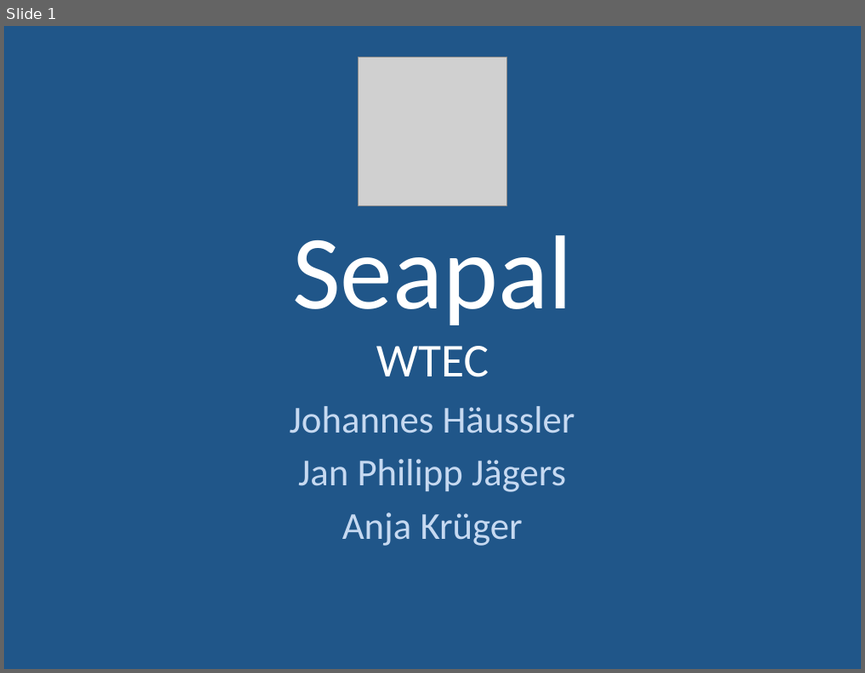
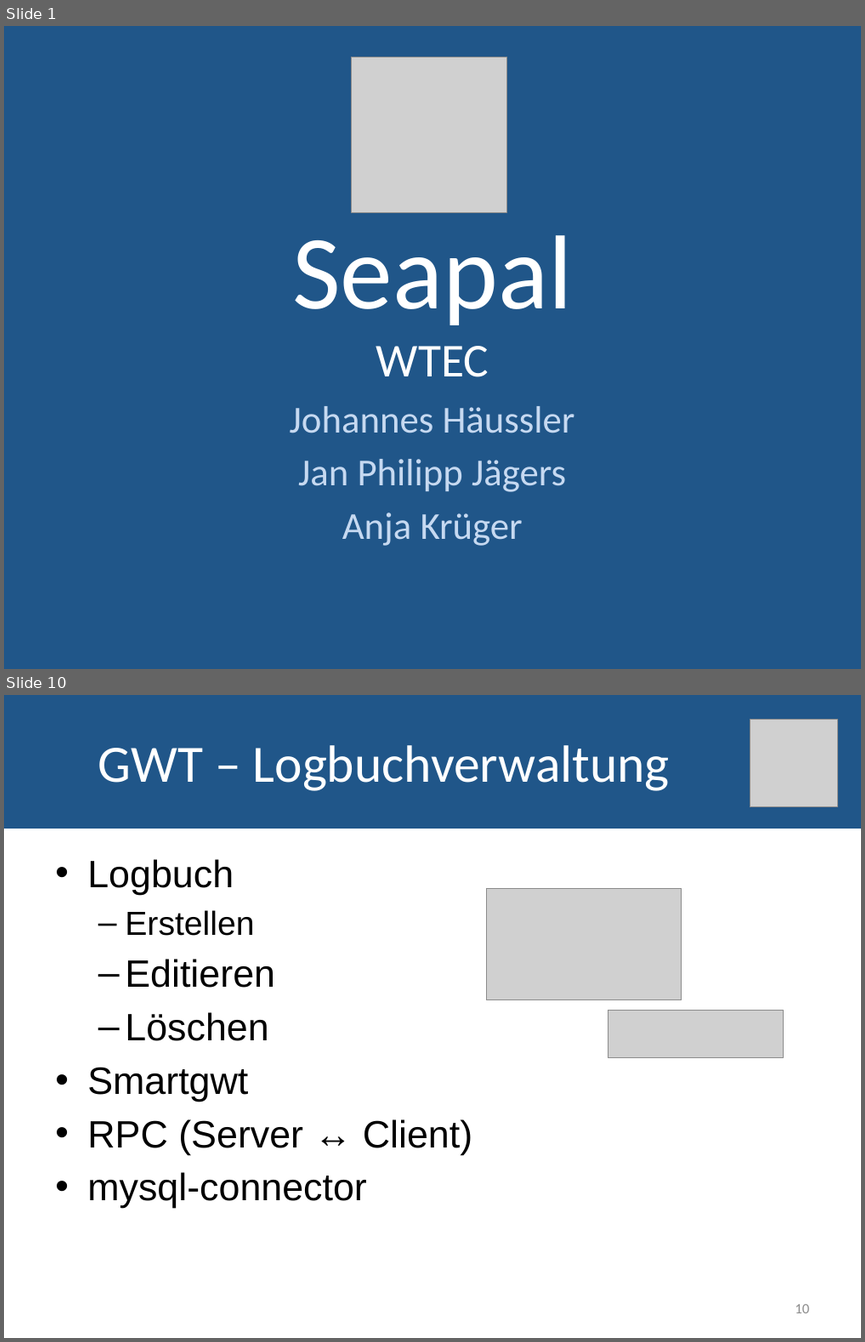
Before and after one commit to JoHae/htwg.seapal.akjjjh, a slide deck: docs/Seapal_Praesi.pptx. Shown one above the other, each under a label of ours: slide 1 before the commit, slides 1 and 10 after it; the slides between them are not shown. The pictures are 865x673 and 865x1342 pixels, drawn with LibreOffice and Linux fonts; fonts in the diff are those of the drawing; grey boxes stand for pictures. Boxes give left, top, right and bottom in pixels: in the first picture for what was removed or moved away, otherwise in the second. Text is boxed around its words. In the diff, an @@ line names an element or a change of style, - is before the commit and + after.

```diff
--- a/docs/Seapal_Praesi.pptx
+++ b/docs/Seapal_Praesi.pptx
@@ slide 10 added at bbox=[4, 695, 861, 1338], background #FFFFFF @@
@@ rectangle added at bbox=[4, 695, 861, 828], fill #205689, outline #205689 0.75 pt, 44 pt, text #FFFFFF @@
+GWT – Logbuchverwaltung
@@ picture added at bbox=[749, 720, 837, 807] @@
@@ text added at bbox=[87, 859, 472, 1208], 32 pt, text #000000 @@
+• Logbuch
+  – Erstellen
+  – Editieren
+  – Löschen
+• Smartgwt
+• RPC (Server ↔ Client)
+• mysql-connector
@@ picture added at bbox=[487, 888, 681, 1000] @@
@@ picture added at bbox=[608, 1009, 783, 1057] @@
@@ page number added at bbox=[794, 1304, 809, 1313], 12 pt, text #8C8C8C @@
+10
@@ slide 1 changed as well @@
@@ picture: place and size @@
-picture at bbox=[358, 57, 506, 205]
+picture at bbox=[352, 57, 507, 212]
```
Also in this commit, not shown: 9 other slides added, 1 slide removed, 2 other files.
